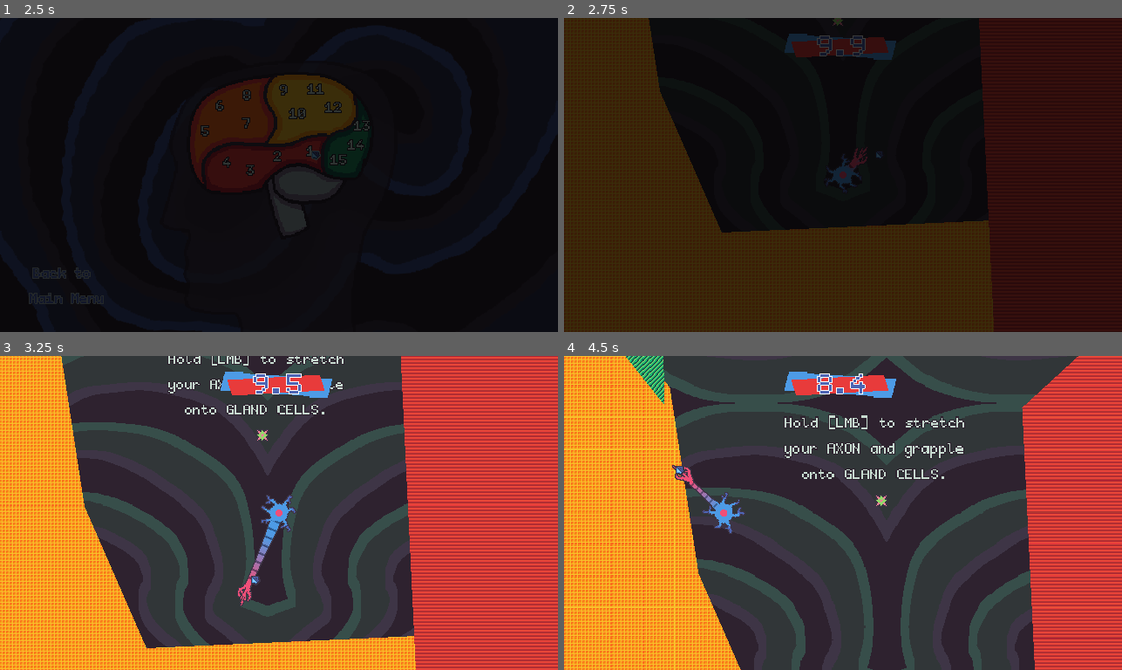
Above: before the commit, frames 1-4 (two rows, left to right).
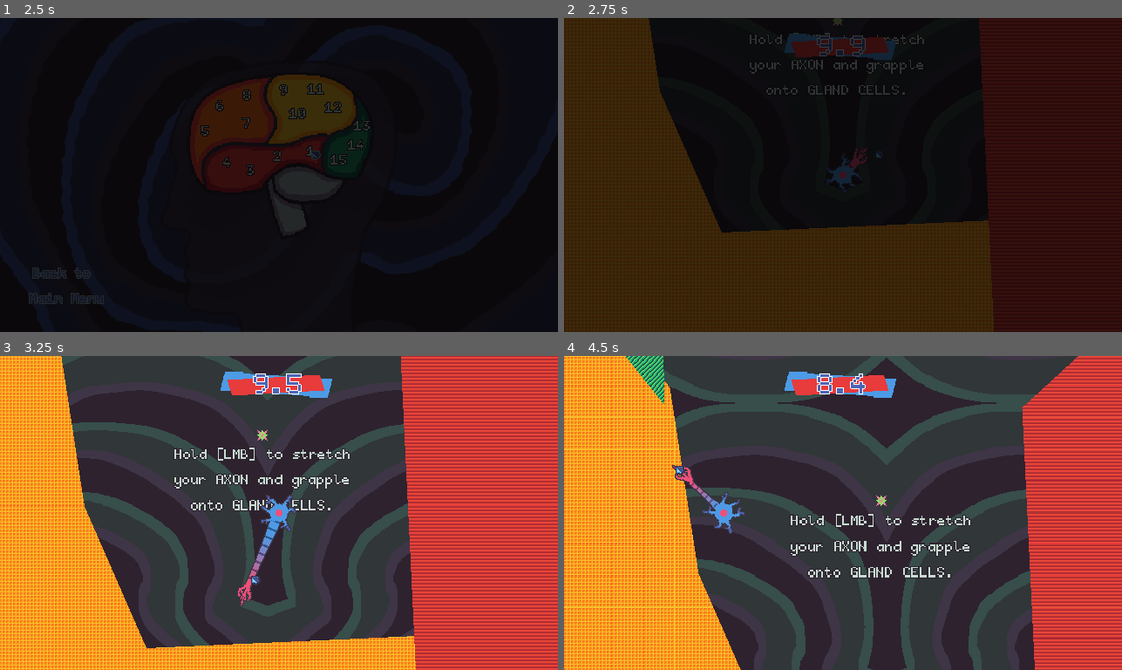
Above: after the commit, the same moments.

Repository: bnhrl/MomentumIsEverythingCountDown
Game: Godot game, scene res://Game/MainMenu/main_menu.tscn
Same seed, same stepped clock (60 frames per second), same inputs: the game is played once before the commit and once after it.
Inputs (mouse positions are in pixels of both pictures, inside the frame that each line leads up to):
- Up to frame 1 (2.5 s): move the mouse to (267, 225) at 0.52 s; hold D (right) 0.53-1.28 s; click (267, 225) at 0.6 s; move the mouse to (66, 284) at 1.27 s; hold S (down) 1.28-2.03 s; click (66, 284) at 1.35 s; move the mouse to (312, 149) at 2.02 s; hold D (right) from 2.03 s (still down); click (312, 149) at 2.1 s
- Up to frame 2 (2.75 s): keep holding D (right)
- Up to frame 3 (3.25 s): move the mouse to (251, 575) at 2.77 s; release D (right) at 2.78 s; hold W (up) from 2.78 s (still down); click (251, 575) at 2.85 s
- Up to frame 4 (4.5 s): move the mouse to (1010, 560) at 3.52 s; release W (up) at 3.53 s; hold A (left) from 3.53 s (still down); click (1010, 560) at 3.6 s; tap Escape (escape) at 4.15 s; move the mouse to (675, 465) at 4.27 s; click (675, 465) at 4.35 s

Frame 1 is identical in both runs. In frame 2, 0.7% of the frame differs, in the area x 33-65%, y 4-25%; in frame 3, 1.7%; in frame 4, 2.2%, in the area x 39-73%, y 18-71%.

Commit message:
Various slight level, player & enemy adjustments

Diff:
--- a/Game/CompletionZone/completion_zone.gd
+++ b/Game/CompletionZone/completion_zone.gd
@@ -1,4 +1,15 @@
 class_name CompletionZone extends Node2D
+
+
+func _ready() -> void:
+	var beam_tween := create_tween()
+	beam_tween.set_loops()
+	beam_tween.tween_property($BeamAnchor, "scale:x", 1.2, 1.0).set_trans(Tween.TRANS_CUBIC)
+	beam_tween.tween_property($BeamAnchor, "scale:x", 1.5, 1.0).set_trans(Tween.TRANS_CUBIC)
+	var pad_tween := create_tween()
+	pad_tween.set_loops()
+	pad_tween.tween_property($PadAnchor, "scale:x", 1.2, 1.0).set_trans(Tween.TRANS_CIRC)
+	pad_tween.tween_property($PadAnchor, "scale:x", 1.5, 1.0).set_trans(Tween.TRANS_CIRC)
 
 
 var completed := false
--- a/Game/CompletionZone/completion_zone.tscn
+++ b/Game/CompletionZone/completion_zone.tscn
@@ -15,32 +15,36 @@
 [node name="CompletionZone0" type="Node2D" unique_id=241888325]
 script = ExtResource("1_7myse")
 
+[node name="BeamAnchor" type="Node2D" parent="." unique_id=273163847]
+
+[node name="Beam" type="Polygon2D" parent="BeamAnchor" unique_id=2021886485]
+z_index = 2
+position = Vector2(-51, -70)
+scale = Vector2(1.5, 1)
+texture = SubResource("GradientTexture2D_c6smh")
+polygon = PackedVector2Array(14, 60, 22, 68.826, 34, 72.826, 46, 68.826, 54, 61, 37, -1, 34, -2, 31, -1)
+
+[node name="PadAnchor" type="Node2D" parent="." unique_id=1758765422]
+
+[node name="Pad0" type="Polygon2D" parent="PadAnchor" unique_id=159621876]
+scale = Vector2(2, 1.5)
+color = Color(1, 1, 1, 0.5)
+polygon = PackedVector2Array(-11, 0, -8, -3, 0, -5, 9, -3, 12, 0, 9, 3, 0, 5, -8, 3)
+
+[node name="Pad1" type="Polygon2D" parent="PadAnchor" unique_id=990602762]
+scale = Vector2(1.5, 1.125)
+color = Color(1, 1, 1, 0.5)
+polygon = PackedVector2Array(-11, 0, -8, -3, 0, -5, 9, -3, 12, 0, 9, 3, 0, 5, -8, 3)
+
+[node name="Pad2" type="Polygon2D" parent="PadAnchor" unique_id=1580957078]
+scale = Vector2(1, 0.75)
+color = Color(1, 1, 1, 0.5)
+polygon = PackedVector2Array(-11, 0, -8, -3, 0, -5, 9, -3, 12, 0, 9, 3, 0, 5, -8, 3)
+
 [node name="DetectionZone" type="Area2D" parent="." unique_id=1234830432]
 
 [node name="Collision" type="CollisionPolygon2D" parent="DetectionZone" unique_id=2009298898]
 scale = Vector2(2, 2)
 polygon = PackedVector2Array(-11, 0, -8, -3, 0, -5, 9, -3, 12, 0, 9, 3, 0, 5, -8, 3)
 
-[node name="Beam" type="Polygon2D" parent="." unique_id=2021886485]
-z_index = 2
-position = Vector2(-51, -70)
-scale = Vector2(1.5, 1)
-texture = SubResource("GradientTexture2D_c6smh")
-polygon = PackedVector2Array(14, 60, 22, 68.826, 34, 72.826, 46, 68.826, 54, 61, 37, -1, 34, -2, 31, -1)
-
-[node name="Pad0" type="Polygon2D" parent="." unique_id=159621876]
-scale = Vector2(2, 1.5)
-color = Color(1, 1, 1, 0.5)
-polygon = PackedVector2Array(-11, 0, -8, -3, 0, -5, 9, -3, 12, 0, 9, 3, 0, 5, -8, 3)
-
-[node name="Pad1" type="Polygon2D" parent="." unique_id=990602762]
-scale = Vector2(1.5, 1.125)
-color = Color(1, 1, 1, 0.5)
-polygon = PackedVector2Array(-11, 0, -8, -3, 0, -5, 9, -3, 12, 0, 9, 3, 0, 5, -8, 3)
-
-[node name="Pad2" type="Polygon2D" parent="." unique_id=1580957078]
-scale = Vector2(1, 0.75)
-color = Color(1, 1, 1, 0.5)
-polygon = PackedVector2Array(-11, 0, -8, -3, 0, -5, 9, -3, 12, 0, 9, 3, 0, 5, -8, 3)
-
 [connection signal="body_entered" from="DetectionZone" to="." method="_on_detection_zone_body_entered"]
--- /dev/null
+++ b/Game/EndingCutscene/ending_cutscene.tscn
@@ -0,0 +1,3 @@
+[gd_scene format=3 uid="uid://b4kooggapxsep"]
+
+[node name="EndingCutscene" type="Node2D" unique_id=1708839400]
--- a/Game/Enemies/WhiteBloodCell/white_blood_cell.tscn
+++ b/Game/Enemies/WhiteBloodCell/white_blood_cell.tscn
@@ -44,5 +44,5 @@
 autoplay = "default"
 frame_progress = 0.09712265
 
-[node name="GrapplePoint" parent="." index="4" unique_id=907286068 instance=ExtResource("2_k2oa1")]
+[node name="GrapplePoint" parent="." index="5" unique_id=907286068 instance=ExtResource("2_k2oa1")]
 visible = false
--- a/Game/Enemies/_Base/enemy.gd
+++ b/Game/Enemies/_Base/enemy.gd
@@ -20,6 +20,8 @@
 # Movement
 @onready var origin_point := global_position
 func _process_movement(delta: float) -> void:
+	if dead: return
+
 	if target:
 		navigation_agent.target_position = target.global_position
 		if direction_smoothed:
@@ -60,7 +62,7 @@
 @onready var detection_area: Area2D = $DetectionArea
 @onready var detection_ray: RayCast2D = $DetectionArea/DetectionRay
 func _process_detection() -> void:
-	if target: return
+	if target or dead: return
 
 	for b in detection_area.get_overlapping_bodies():
 		if b is Player:
@@ -79,6 +81,8 @@
 
 # Passing
 func _process_passing() -> void:
+	if dead: return
+
 	for i in get_slide_collision_count():
 		var collision := get_slide_collision(i)
 		if collision:
@@ -94,11 +98,18 @@
 
 
 # Death
+var dead := false
 func die() -> void:
+	if dead: return
+
 	GameTime.set_temp_scale(0.01)
 	Effects.brighten(.75)
 	Camera.add_shake()
-	queue_free()
+	$Collision.queue_free()
+	var tween := create_tween()
+	tween.tween_property($Model, "scale:y", 0.001, 0.33).set_trans(Tween.TRANS_EXPO)
+	tween.parallel().tween_property($Model, "scale:x", 0.001, 0.5).set_trans(Tween.TRANS_EXPO)
+	tween.tween_callback(queue_free)
 
 # Visuals
 @onready var model: CanvasGroup = $Model
--- a/Game/Levels/Level1/level_1.tscn
+++ b/Game/Levels/Level1/level_1.tscn
@@ -104,10 +104,10 @@
 
 [node name="Tutorial0" type="RichTextLabel" parent="." index="12" unique_id=1358969739]
 clip_contents = false
-offset_left = 237.0
-offset_top = 636.0
-offset_right = 457.0
-offset_bottom = 744.0
+offset_left = 244.0
+offset_top = 745.0
+offset_right = 464.0
+offset_bottom = 853.0
 mouse_filter = 2
 theme_override_colors/default_color = Color(0.78039217, 0.8627451, 0.8156863, 1)
 theme_override_colors/font_outline_color = Color(0.18039216, 0.13333334, 0.18431373, 1)
@@ -120,16 +120,16 @@
 
 [node name="Tutorial1" type="RichTextLabel" parent="." index="13" unique_id=692343368]
 clip_contents = false
-offset_left = 835.0
-offset_top = 529.0
-offset_right = 1055.0
-offset_bottom = 637.0
+offset_left = 826.0
+offset_top = 528.0
+offset_right = 1060.0
+offset_bottom = 636.0
 mouse_filter = 2
 theme_override_colors/default_color = Color(0.78039217, 0.8627451, 0.8156863, 1)
 theme_override_colors/font_outline_color = Color(0.18039216, 0.13333334, 0.18431373, 1)
 theme_override_constants/outline_size = 4
 bbcode_enabled = true
-text = "You must be moving quickly to get over DEATH PITS."
+text = "You must have SUFFICIENT MOMENTUM to cross DEATH PITS."
 scroll_active = false
 horizontal_alignment = 1
 vertical_alignment = 1
--- a/Game/Levels/_Base/level.gd
+++ b/Game/Levels/_Base/level.gd
@@ -34,7 +34,7 @@
 			Scenes.swap_scene("Level Select")
 			await Scenes.faded
 			Effects.unintensify()
-		exiting_label.text = "Exiting... " + str(snappedf(exiting, 0.1))
+		exiting_label.text = "Exiting in " + str(snappedf(exiting, 0.1))
 		exiting_label.show()
 	else:
 		exiting = EXITING
@@ -82,6 +82,7 @@
 	Scenes._fade_out(0.25)
 
 func level_completed() -> void:
+	PlayerManager.player.level_completed()
 	var lvl := name.replacen("Level","")
 	Scenes.level_completed(int(lvl))
 	Scenes.swap_scene("Level Select")
--- a/Game/Levels/_Base/level.tscn
+++ b/Game/Levels/_Base/level.tscn
@@ -46,7 +46,7 @@
 theme_override_colors/default_color = Color(0.78039217, 0.8627451, 0.8156863, 1)
 theme_override_constants/outline_size = 4
 bbcode_enabled = true
-text = "Exiting... 0.0"
+text = "Exiting in 0.0"
 scroll_active = false
 
 [node name="CountDownTimer" parent="." unique_id=102296066 instance=ExtResource("2_mndar")]
--- a/Game/Player/player.gd
+++ b/Game/Player/player.gd
@@ -101,6 +101,13 @@
 	$KillSoundPlayer.stream = _KILL_AUDIOS[randi_range(0,1)]
 	$KillSoundPlayer.pitch_scale = randf_range(0.9, 1.1)
 	$KillSoundPlayer.play()
+
+func level_completed() -> void:
+	velocity = Vector2.ZERO
+	momentum = Vector2.ZERO
+	var tween := create_tween()
+	tween.tween_property($Model, "scale", Vector2.ZERO, 0.5).set_trans(Tween.TRANS_EXPO)
+	tween.parallel().tween_property($Model, "position:y", $Model.position.y - 33, 0.35).set_trans(Tween.TRANS_EXPO).set_ease(Tween.EASE_OUT)
 
 
 # Grabber
@@ -156,9 +163,6 @@
 			attempting_to_grapple = true
 			await Delays.wait(0.5)
 			attempting_to_grapple = false
-	#else: # Grapple cancelling
-		#if Input.is_action_just_pressed("grapple"):
-			#grappled_object = null
 
 func hit_grapple(node: Node2D) -> void:
 	#print("Grappled " + node.name + "!")
@@ -193,6 +197,9 @@
 		$DeathSoundPlayer.stream = preload("uid://prsawxmrh7wt")
 		$DeathSoundPlayer.play()
 	else:
+		var tween := create_tween()
+		tween.tween_property($Model, "scale:y", 0.001, 0.33).set_trans(Tween.TRANS_EXPO)
+		tween.parallel().tween_property($Model, "scale:x", 0.001, 0.5).set_trans(Tween.TRANS_EXPO)
 		$DeathSoundPlayer.pitch_scale = randf_range(0.8, 1.2)
 		$DeathSoundPlayer.play()
 		died.emit()
--- a/project.godot
+++ b/project.godot
@@ -15,6 +15,10 @@
 config/features=PackedStringArray("4.7", "Forward Plus")
 boot_splash/bg_color=Color(0.18039216, 0.13333334, 0.18431373, 1)
 config/icon="uid://bvm6k7v1gift2"
+
+[audio]
+
+buses/default_bus_layout="uid://cjjus0h7h06s1"
 
 [autoload]
 
@@ -40,12 +44,16 @@
 
 folder_colors={
 "res://Assets/": "gray",
+"res://Game/CompletionZone/": "yellow",
 "res://Game/CountDownTimer/": "yellow",
 "res://Game/DeathPits/": "yellow",
+"res://Game/EndingCutscene/": "pink",
 "res://Game/Enemies/": "yellow",
 "res://Game/GrapplePoints/": "yellow",
+"res://Game/Interactable/": "yellow",
 "res://Game/LevelSelect/": "blue",
 "res://Game/Levels/": "blue",
+"res://Game/MainMenu/": "pink",
 "res://Game/Player/": "green",
 "res://Game/PolygonWalls/": "yellow",
 "res://_Globals/": "gray"
